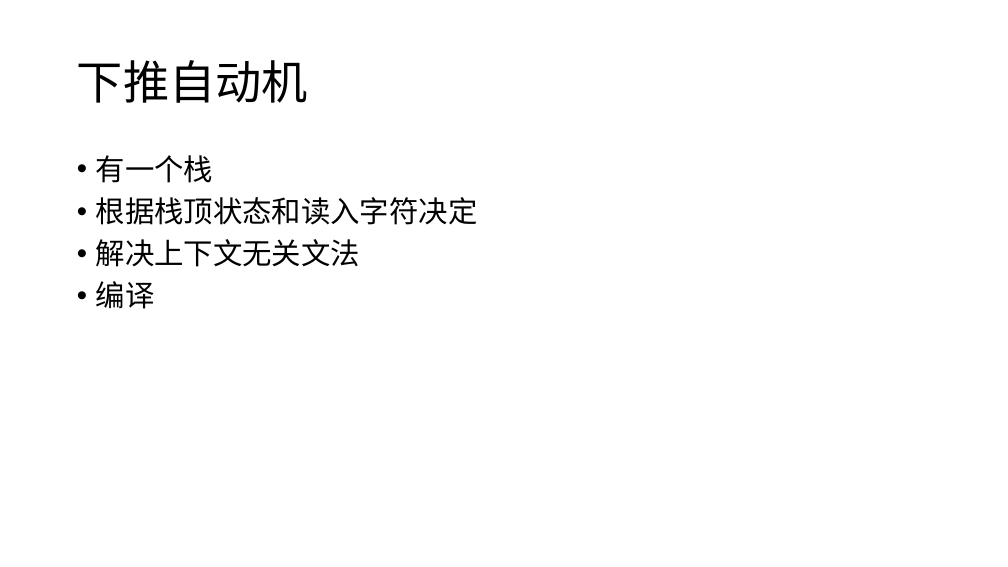
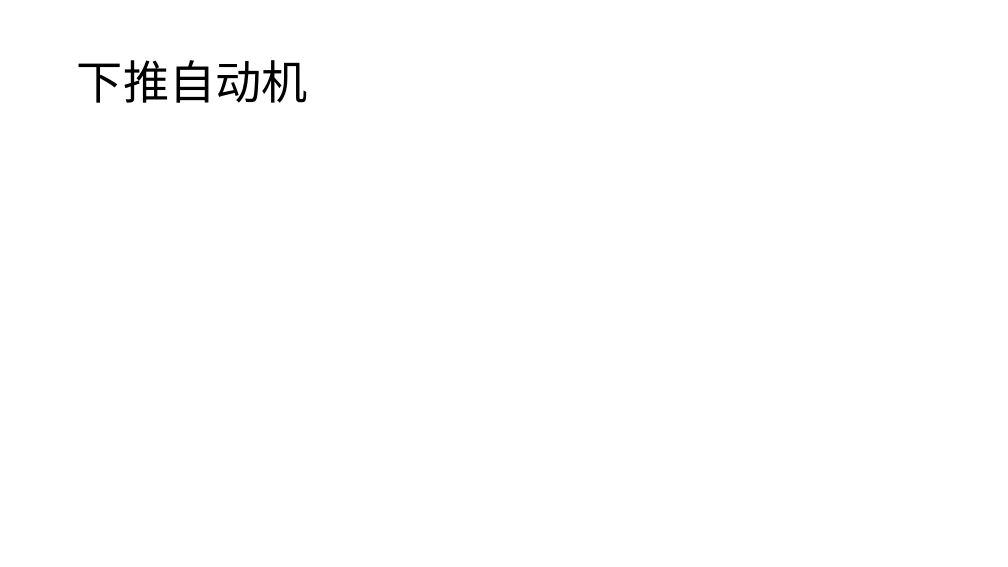
Before and after one commit to nedchu/sng-noip-2018-autumn, a slide deck: slide 38 of 2018-11-24/Slide.pptx (slide 36 before the commit). Drawn at 1008x567 pixels with LibreOffice and Linux fonts; fonts in the diff are those of the drawing; grey boxes stand for pictures. Boxes give left, top, right and bottom in pixels: in the first picture for what was removed or moved away, otherwise in the second. Text is boxed around its words. In the diff, an @@ line names an element or a change of style, - is before the commit and + after.

```diff
--- a/2018-11-24/Slide.pptx
+++ b/2018-11-24/Slide.pptx
@@ text removed at (x1=96, y1=155, x2=478, y2=309) @@
-• 有一个栈
-• 根据栈顶状态和读入字符决定
-• 解决上下文无关文法
-• 编译
```
Also in this commit, not shown: 4 other slides changed, 2 slides added, 1 other file.
